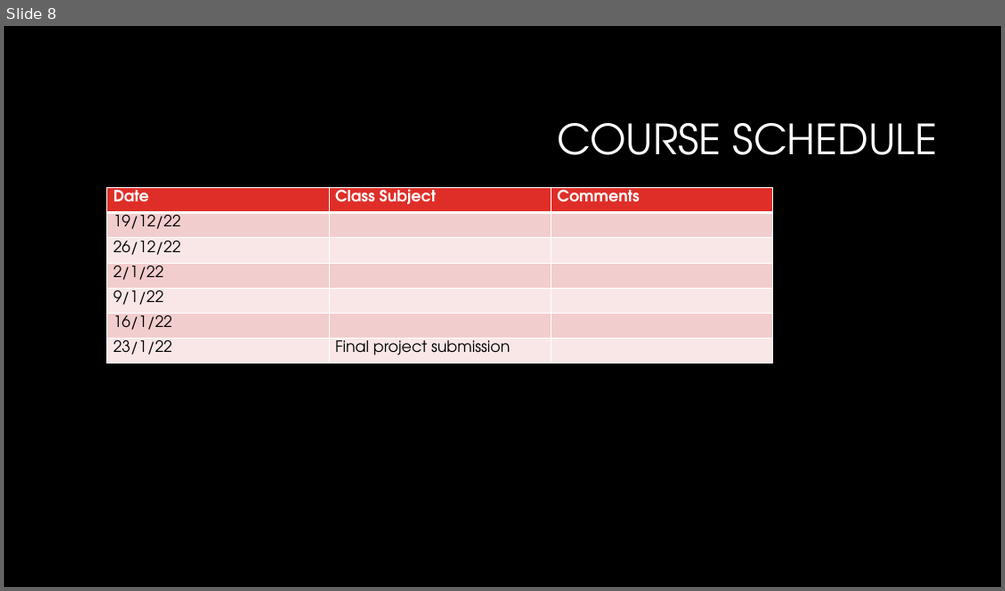
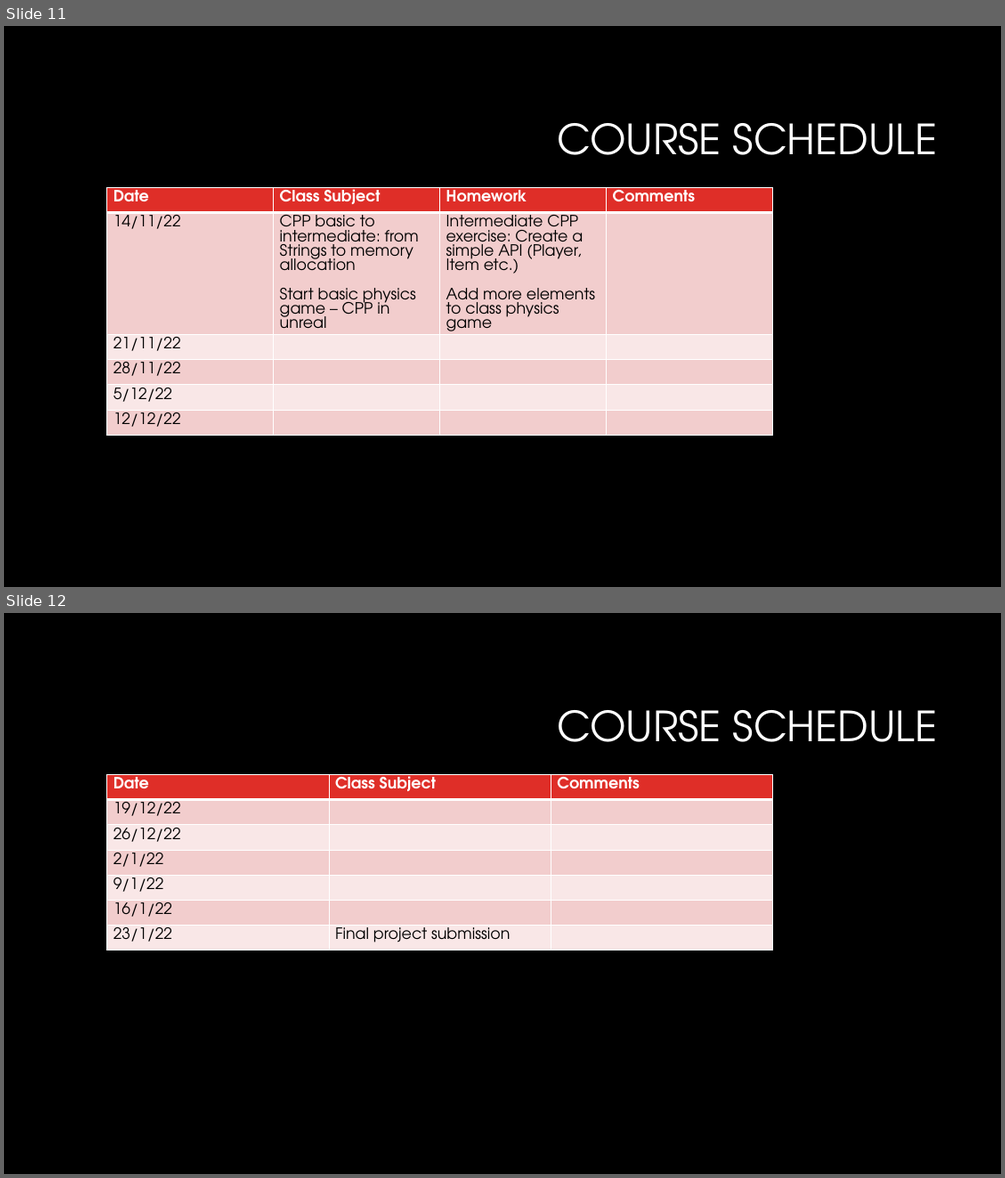
Before and after one commit to shachash1984/Tiltan_UnrealEngineCourse, a slide deck: Presentations/Course_Syllabus.pptx. Shown one above the other, each under a label of ours: slide 8 before the commit, slides 11 and 12 after it. The pictures are 1005x591 and 1005x1178 pixels, drawn with LibreOffice and Linux fonts; fonts in the diff are those of the drawing; background and template pictures are left out. Boxes give left, top, right and bottom in pixels: in the first picture for what was removed or moved away, otherwise in the second. Text is boxed around its words. In the diff, an @@ line names an element or a change of style, - is before the commit and + after.

```diff
--- a/Presentations/Course_Syllabus.pptx
+++ b/Presentations/Course_Syllabus.pptx
@@ slide 11 added at (x1=4, y1=26, x2=1001, y2=587), background picture (left out) @@
@@ title added at (x1=557, y1=123, x2=938, y2=155), 40 pt, text #FFFFFF @@
+COURSE SCHEDULE
@@ table added at (x1=107, y1=187, x2=774, y2=468), 6 rows, 4 columns @@
+Date | Class Subject | Homework | Comments
+14/11/22 | CPP basic to intermediate: from Strings to memory allocation / Start basic physics game – CPP in unreal | Intermediate CPP exercise: Create a simple API (Player, Item etc.) / Add more elements to class physics game | 
+21/11/22 |  |  | 
+28/11/22 |  |  | 
+5/12/22 |  |  | 
+12/12/22 |  |  | 
@@ what was slide 8 is now slide 12 @@
```
Also in this commit, not shown: 4 slides changed, 3 other slides added, 2 other files.
